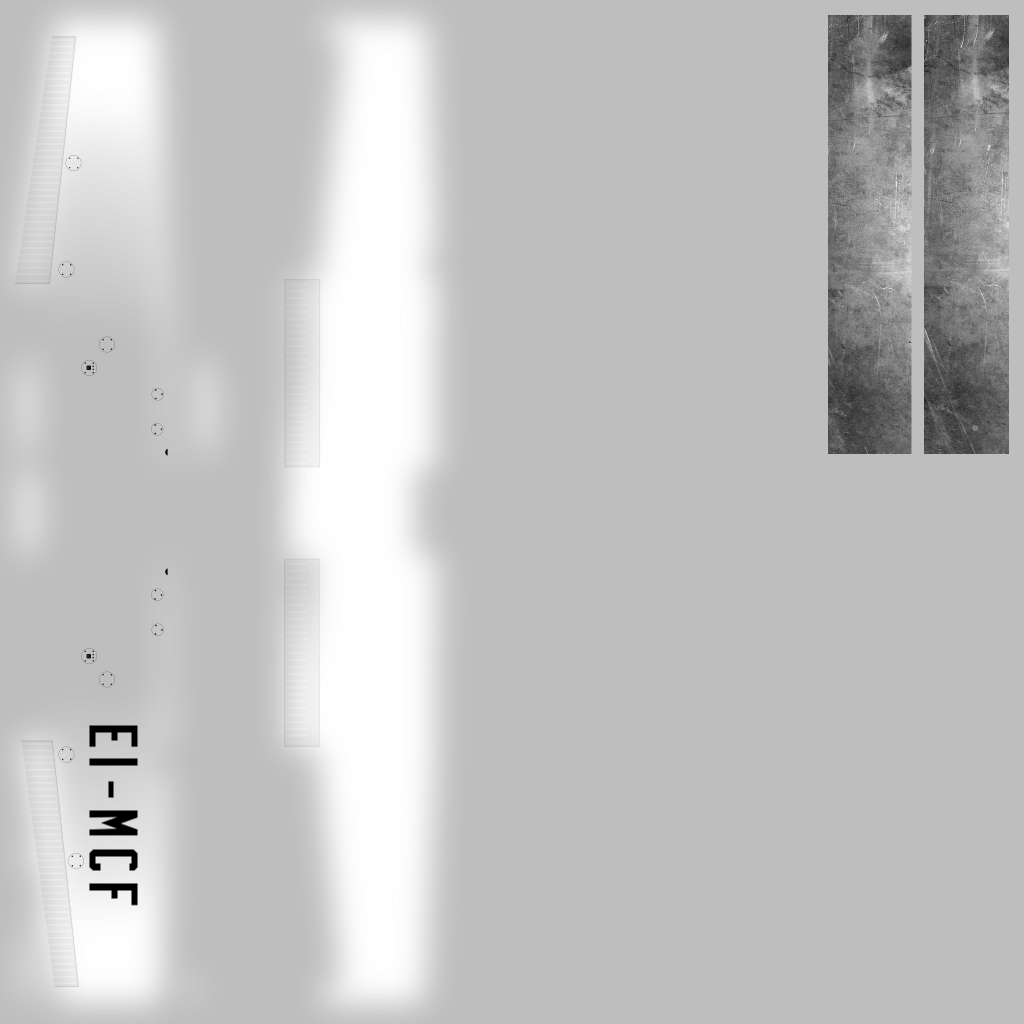
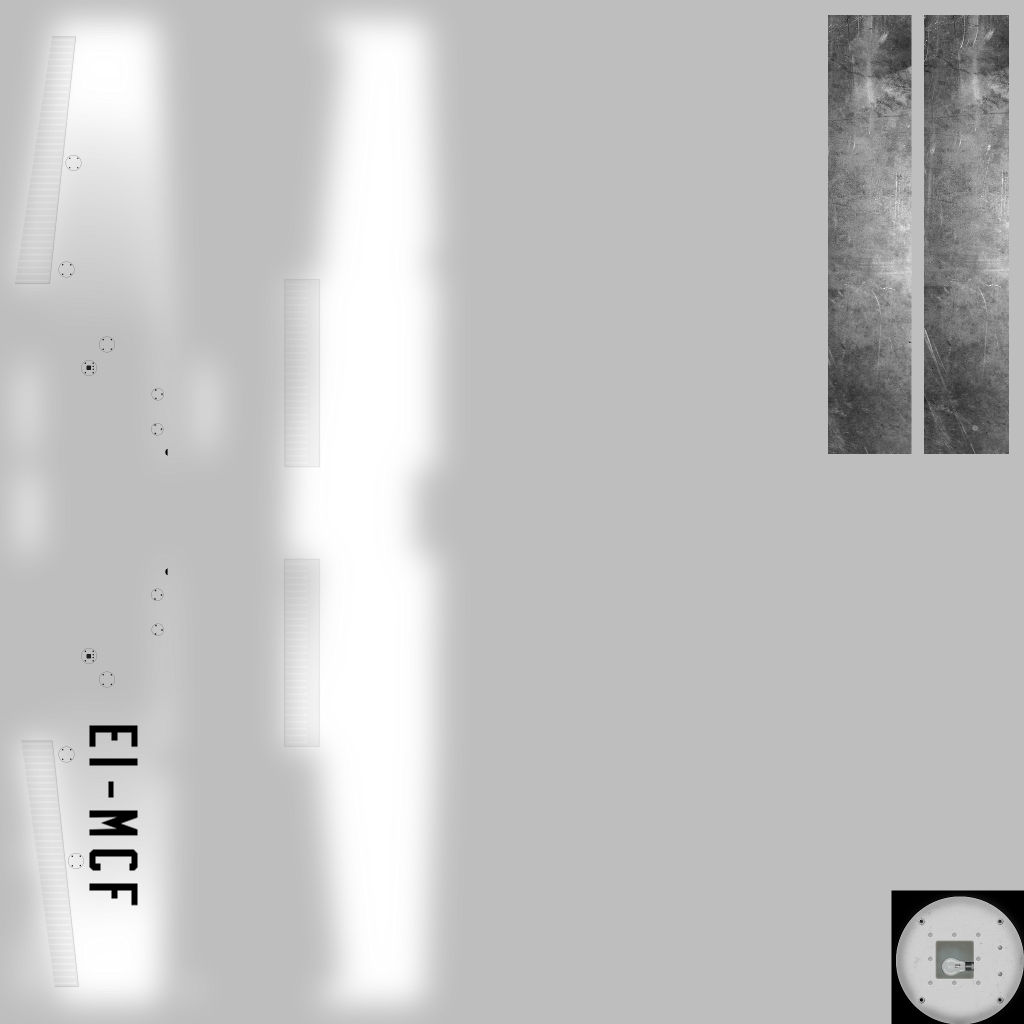
Two versions of the same layered image (1024px x 1024px). Layer-by-layer changes:
added layer "Clipboard #2" above "EI-MCF" over [891, 890, 1024, 1024]
